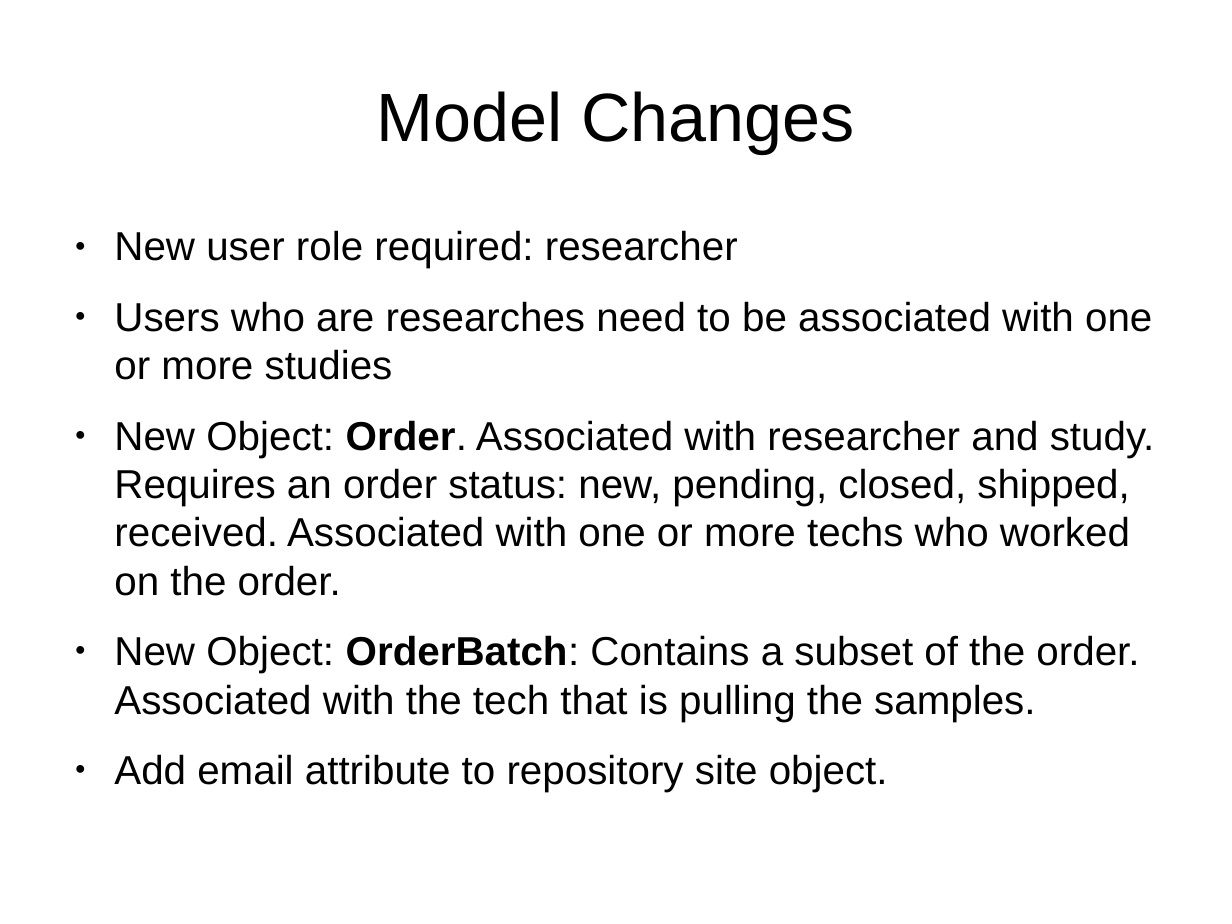
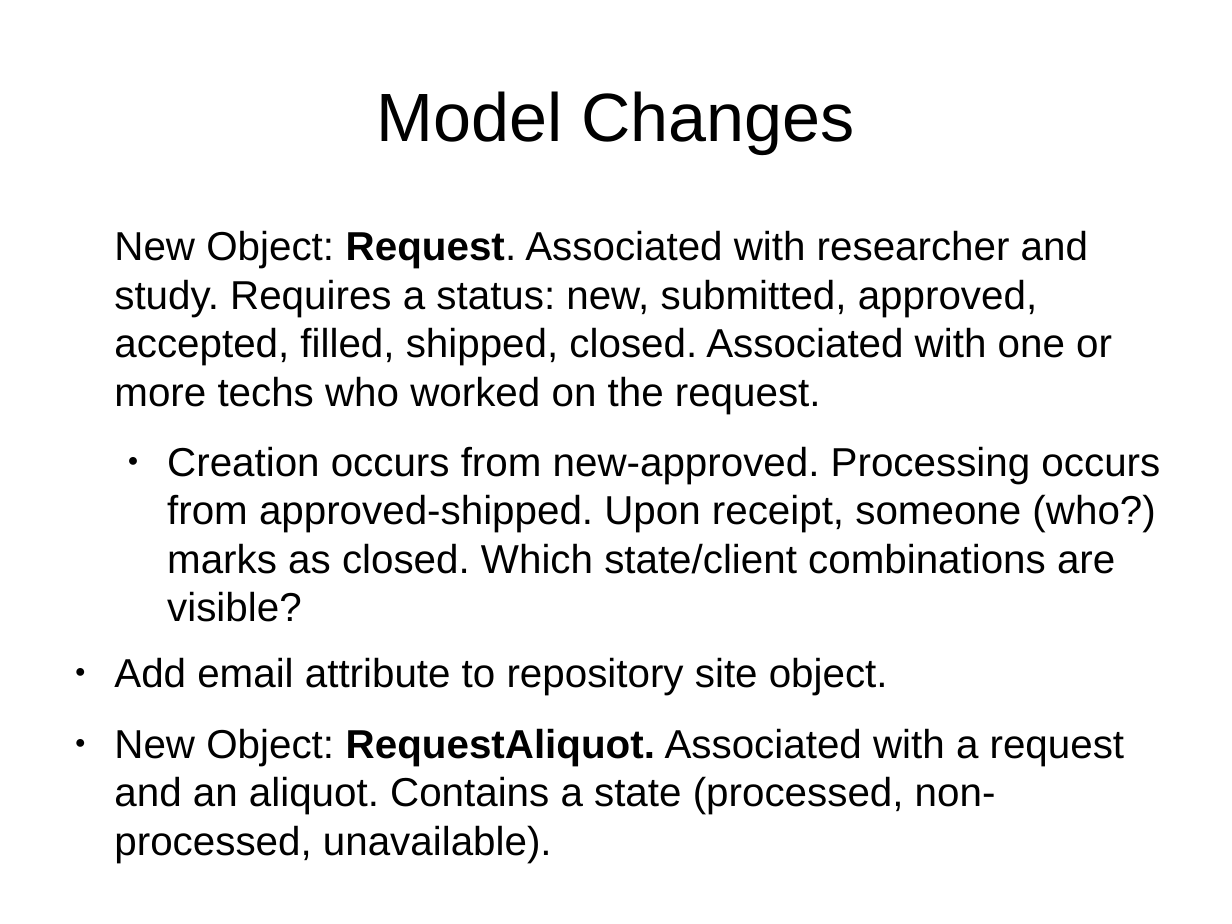
Before and after one commit to CBSR-Biobank/biobank, a slide deck: slide 4 of docs/sampleRequestFlowcharts.odp. Drawn at 1232x924 pixels with LibreOffice and Linux fonts; fonts in the diff are those of the drawing. Boxes give left, top, right and bottom in pixels: in the first picture for what was removed or moved away, otherwise in the second. Text is boxed around its words. In the diff, an @@ line names an element or a change of style, - is before the commit and + after.

```diff
--- a/docs/sampleRequestFlowcharts.odp
+++ b/docs/sampleRequestFlowcharts.odp
@@ text at bbox=[114, 230, 1160, 622]: text changed @@
-● New user role required: researcher
-● Users who are researches need to be associated with one or more studies
-● New Object: Order. Associated with researcher and study. Requires an order status: new, pending, closed, shipped, received. Associated with one or more techs who worked on the order.
-● New Object: OrderBatch: Contains a subset of the order. Associated with the tech that is pulling the samples.
+New Object: Request. Associated with researcher and study. Requires a status: new, submitted, approved, accepted, filled, shipped, closed. Associated with one or more techs who worked on the request.
+  ● Creation occurs from new-approved. Processing occurs from approved-shipped. Upon receipt, someone (who?) marks as closed. Which state/client combinations are visible?
@@ text at bbox=[114, 728, 1125, 814]: paragraph added @@
+● New Object: RequestAliquot. Associated with a request and an aliquot. Contains a state (processed, non-processed, unavailable).
```
Also in this commit, not shown: 7 other slides changed, 1 slide added.
